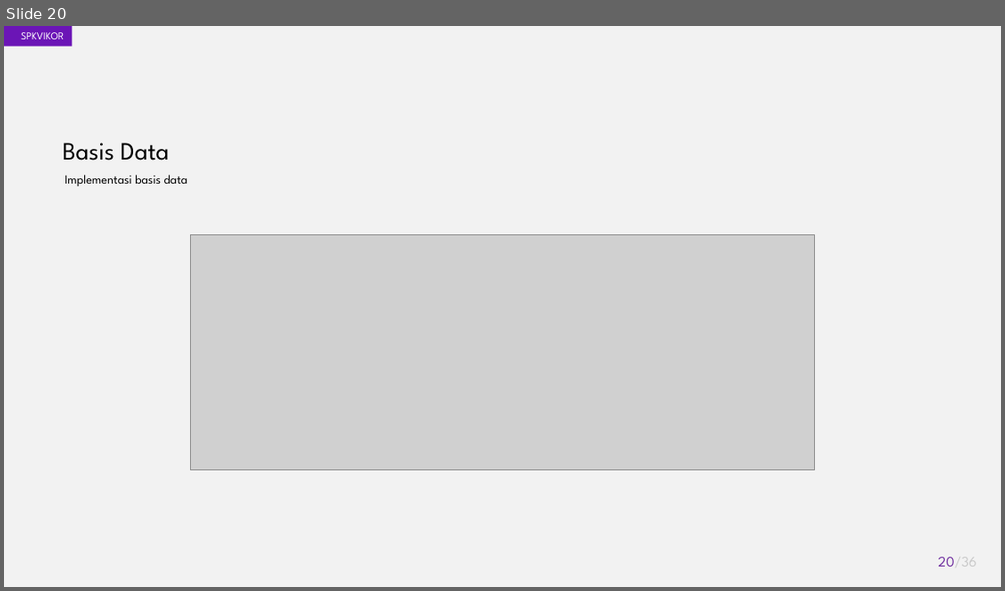
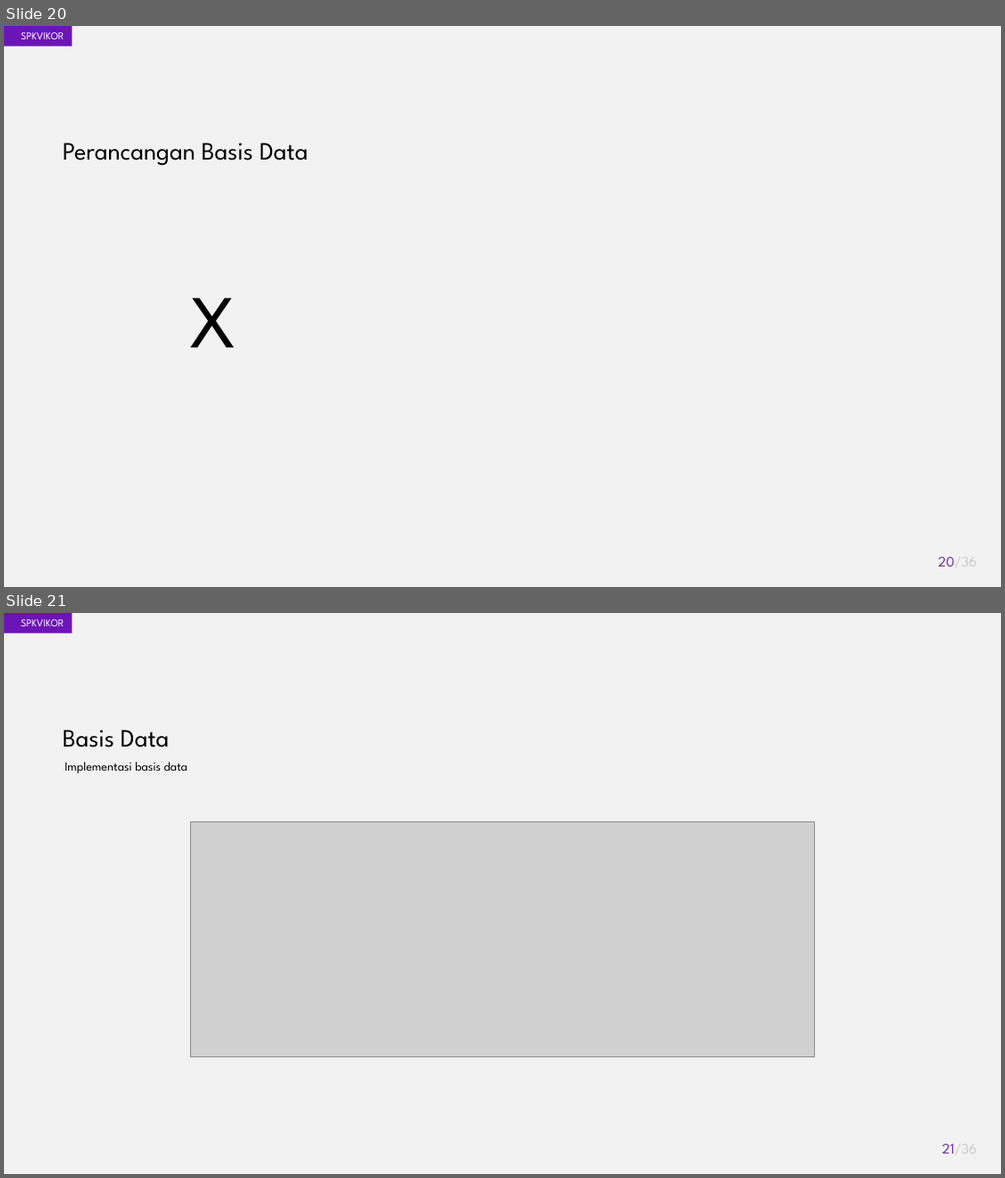
Before and after one commit to akhmadali7/TugasAkhir, a slide deck: PPT - TA - Akhmad Ali Sajidin.pptx. Shown one above the other, each under a label of ours: slide 20 before the commit, slides 20 and 21 after it. The pictures are 1005x591 and 1005x1178 pixels, drawn with LibreOffice and Linux fonts; fonts in the diff are those of the drawing; grey boxes stand for pictures. Boxes give left, top, right and bottom in pixels: in the first picture for what was removed or moved away, otherwise in the second. Text is boxed around its words. In the diff, an @@ line names an element or a change of style, - is before the commit and + after.

```diff
--- a/PPT - TA - Akhmad Ali Sajidin.pptx
+++ b/PPT - TA - Akhmad Ali Sajidin.pptx
@@ slide 20 added at [4, 26, 1001, 587], background #F2F2F2; not listed: 2 template elements that a slide beside it also shows @@
@@ text added at [63, 143, 308, 165], 24 pt, text #000000 @@
+Perancangan Basis Data
@@ text added at [190, 297, 235, 347], 72 pt, text #000000 @@
+X
@@ page number added at [938, 556, 976, 566], 14 pt, text #C9C9C9 @@
+20/36
@@ what was slide 20 is now slide 21 @@
@@ page number at [942, 1143, 977, 1153]: text changed @@
-20/36
+21/36
```
Also in this commit, not shown: 6 slides changed.
